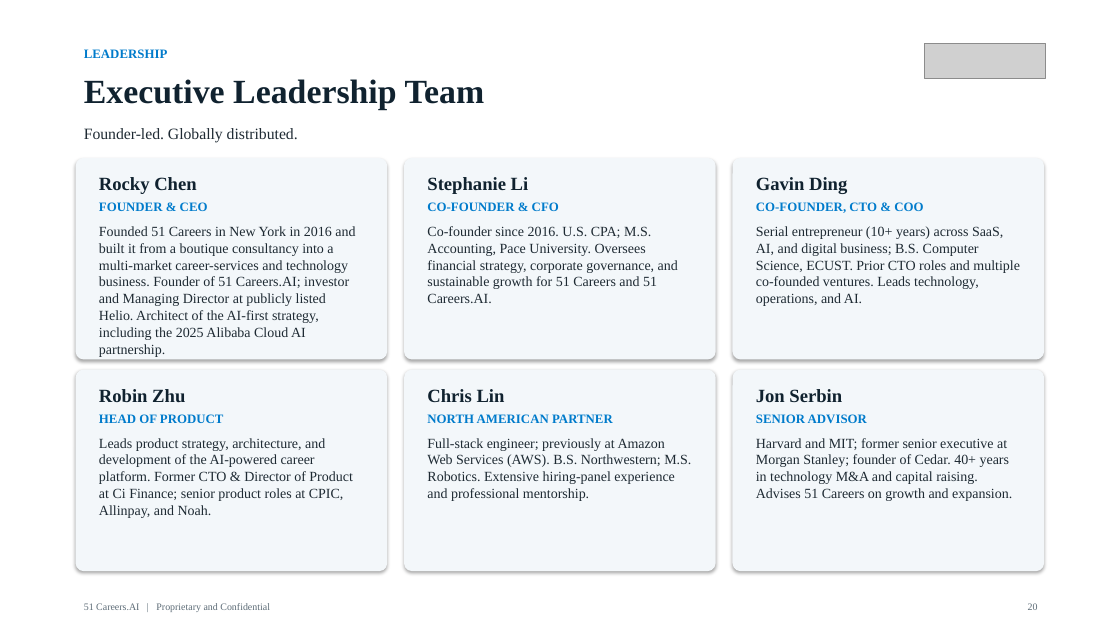
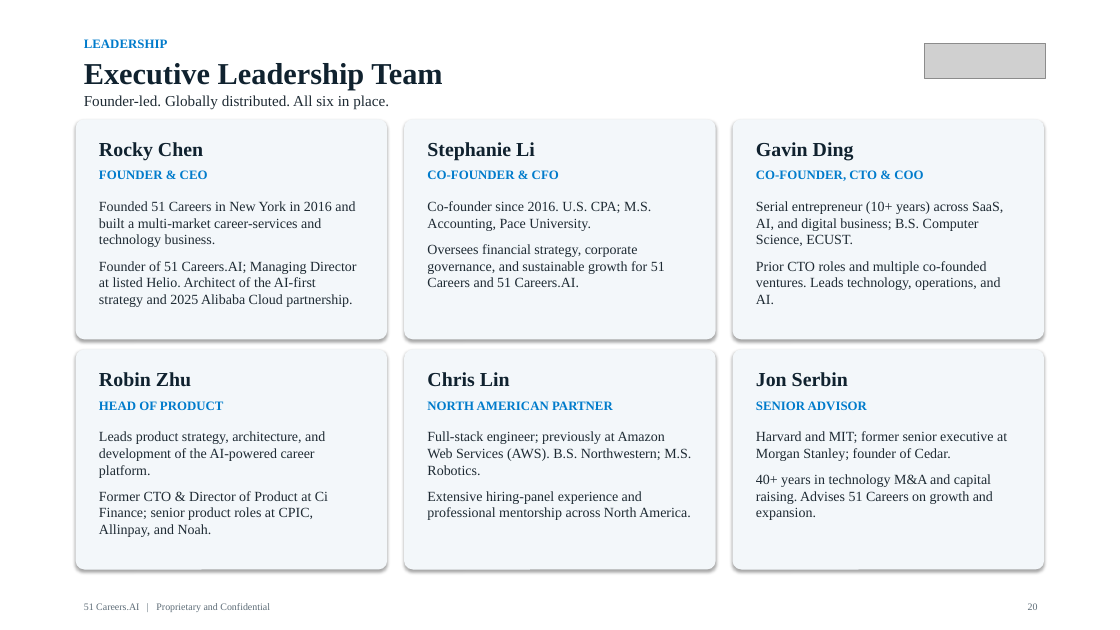
Before and after one commit to anthonyleedu/anthonyleedu, a slide deck: slide 20 of 51Careers_AI_Investor_Overview.pptx. Drawn at 1120x630 pixels with LibreOffice and Linux fonts; fonts in the diff are those of the drawing; grey boxes stand for pictures. Boxes give left, top, right and bottom in pixels: in the first picture for what was removed or moved away, otherwise in the second. Text is boxed around its words. In the diff, an @@ line names an element or a change of style, - is before the commit and + after.

```diff
--- a/51Careers_AI_Investor_Overview.pptx
+++ b/51Careers_AI_Investor_Overview.pptx
@@ text "Executive Leadership Team": place and size @@
-text "Executive Leadership Team" at box(84, 79, 485, 109)
+text "Executive Leadership Team" at box(84, 63, 442, 91)
@@ text "Executive Leadership Team" at box(84, 63, 442, 91): size 29 to 26 pt @@
@@ text "LEADERSHIP": place and size @@
-text "LEADERSHIP" at box(84, 49, 168, 58)
+text "LEADERSHIP" at box(84, 39, 168, 48)
@@ rounded rectangle: place and size @@
-rounded rectangle at box(76, 158, 387, 360)
+rounded rectangle at box(76, 119, 387, 339)
@@ text at box(84, 95, 389, 110): text changed; size 13.5 to 13 pt @@
-Founder-led. Globally distributed.
+Founder-led. Globally distributed. All six in place.
@@ rounded rectangle: place and size @@
-rounded rectangle at box(404, 158, 716, 360)
+rounded rectangle at box(404, 119, 716, 339)
@@ rounded rectangle: place and size @@
-rounded rectangle at box(733, 158, 1044, 360)
+rounded rectangle at box(733, 119, 1044, 339)
@@ size 16 to 17 pt in 6 elements at box(99, 372, 191, 387), box(427, 372, 510, 387), box(756, 372, 848, 387), box(99, 142, 203, 161), box(427, 142, 535, 161), box(756, 142, 854, 161) @@
@@ 3 texts: place and size @@
-3 texts at box(99, 177, 847, 194)
+3 texts at box(99, 142, 854, 161)
@@ 3 texts: place and size @@
-3 texts at box(99, 202, 923, 213)
+3 texts at box(99, 170, 923, 181)
@@ text at box(99, 201, 357, 307): text changed @@
-Founded 51 Careers in New York in 2016 and built it from a boutique consultancy into a multi-market career-services and technology business. Founder of 51 Careers.AI; investor and Managing Director at publicly listed Helio. Architect of the AI-first strategy, including the 2025 Alibaba Cloud AI partnership.
+Founded 51 Careers in New York in 2016 and built a multi-market career-services and technology business.
+Founder of 51 Careers.AI; Managing Director at listed Helio. Architect of the AI-first strategy and 2025 Alibaba Cloud partnership.
@@ text at box(427, 201, 665, 287): text changed @@
-Co-founder since 2016. U.S. CPA; M.S. Accounting, Pace University. Oversees financial strategy, corporate governance, and sustainable growth for 51 Careers and 51 Careers.AI.
+Co-founder since 2016. U.S. CPA; M.S. Accounting, Pace University.
+Oversees financial strategy, corporate governance, and sustainable growth for 51 Careers and 51 Careers.AI.
@@ text at box(756, 201, 1003, 304): text changed @@
-Serial entrepreneur (10+ years) across SaaS, AI, and digital business; B.S. Computer Science, ECUST. Prior CTO roles and multiple co-founded ventures. Leads technology, operations, and AI.
+Serial entrepreneur (10+ years) across SaaS, AI, and digital business; B.S. Computer Science, ECUST.
+Prior CTO roles and multiple co-founded ventures. Leads technology, operations, and AI.
@@ rounded rectangle: place and size @@
-rounded rectangle at box(76, 370, 387, 571)
+rounded rectangle at box(76, 350, 387, 570)
@@ rounded rectangle: place and size @@
-rounded rectangle at box(404, 370, 716, 571)
+rounded rectangle at box(404, 350, 716, 570)
@@ rounded rectangle: place and size @@
-rounded rectangle at box(733, 370, 1044, 571)
+rounded rectangle at box(733, 350, 1044, 570)
@@ 6 texts: place and size @@
-6 texts at box(99, 389, 867, 424)
+6 texts at box(99, 372, 867, 411)
@@ text at box(99, 431, 328, 537): text changed @@
-Leads product strategy, architecture, and development of the AI-powered career platform. Former CTO & Director of Product at Ci Finance; senior product roles at CPIC, Allinpay, and Noah.
+Leads product strategy, architecture, and development of the AI-powered career platform.
+Former CTO & Director of Product at Ci Finance; senior product roles at CPIC, Allinpay, and Noah.
@@ text at box(427, 431, 691, 520): text changed @@
-Full-stack engineer; previously at Amazon Web Services (AWS). B.S. Northwestern; M.S. Robotics. Extensive hiring-panel experience and professional mentorship.
+Full-stack engineer; previously at Amazon Web Services (AWS). B.S. Northwestern; M.S. Robotics.
+Extensive hiring-panel experience and professional mentorship across North America.
@@ text at box(756, 431, 1007, 520): text changed @@
-Harvard and MIT; former senior executive at Morgan Stanley; founder of Cedar. 40+ years in technology M&A and capital raising. Advises 51 Careers on growth and expansion.
+Harvard and MIT; former senior executive at Morgan Stanley; founder of Cedar.
+40+ years in technology M&A and capital raising. Advises 51 Careers on growth and expansion.
```
Also in this commit, not shown: 28 other slides changed, 1 other file.
